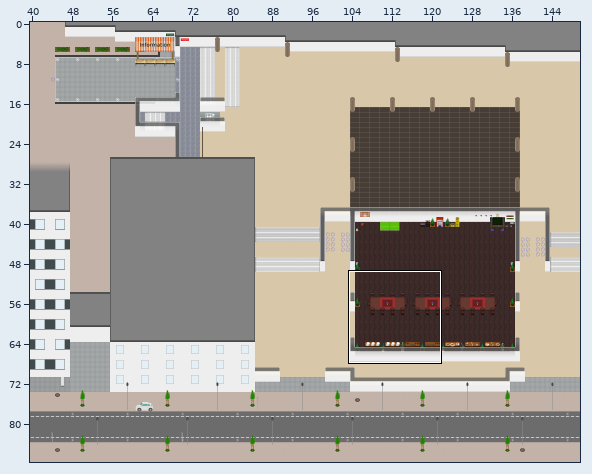
A Tiled map (JSON) gets an edit: maps/empty.json. The picture above shows the old version from afar; the outline marks the close-up.
Close-up. Before:
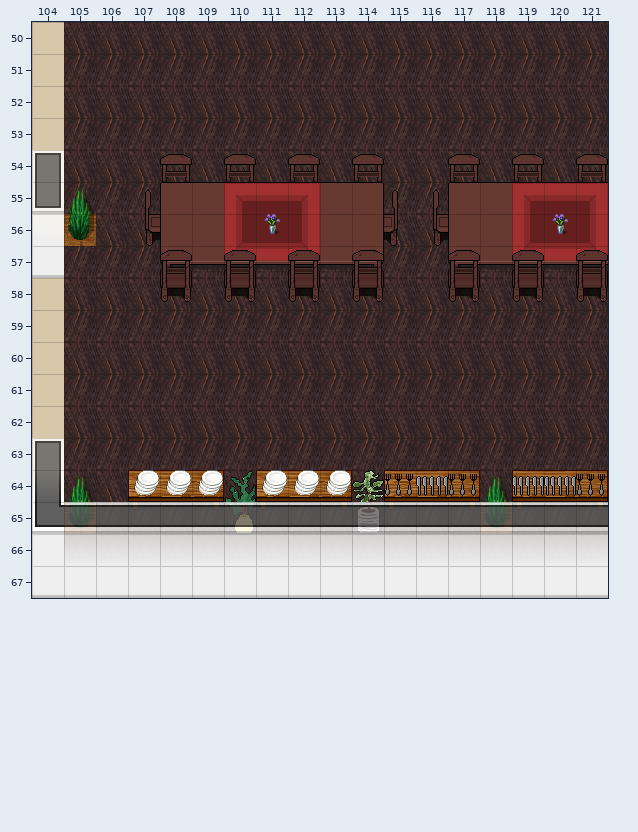
Cells are 32x32 px. Shown: x 104..121, y 50..67. The commit also changed other parts of the map, which this record leaves out. Tiles whose own drawing changed are shown in their newer look in all pictures.
Once edited:
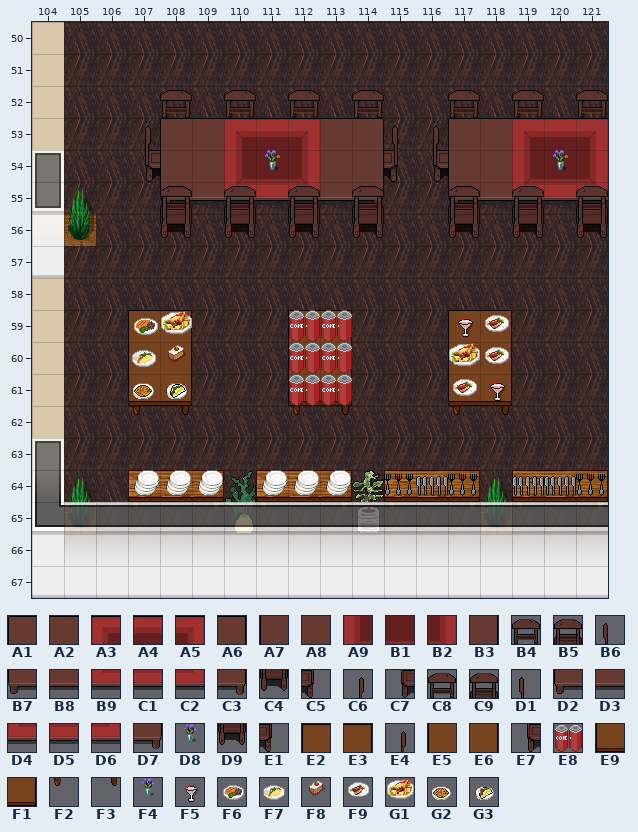
Key: from "pausenraum": A1 147, A2 148, A3 149, A4 150, A5 151, A6 153, A7 168, A8 169, A9 170, B1 171, B2 172, B3 174, B4 182, B5 184, B6 187, B7 189, B8 190, B9 191, C1 192, C2 193, C3 195, C4 205, C5 208, C6 226, C7 247, C8 262, C9 264, D1 267, D2 279, D3 280, D4 281, D5 282, D6 283, D7 285, D8 293, D9 295, E1 298, E2 304, E3 305, E4 326, E5 335, E6 336, E7 357, E8 363, E9 366, F1 367, F2 397, F3 398, F4 423, F5 425, F6 426, F7 427, F8 428, F9 429, G1 430, G2 488, G3 490.
__ is an empty cell, ## one hidden under a higher layer, .. an unchanged one.
Changes in this commit:
--- layer "map_decals_0"
@@ x 107..121 @@
-52 .. __ .. __ .. __ .. __ .. .. __ .. __ .. __
-53 __ .. .. .. .. .. .. .. __ __ .. .. .. .. ..
-54 __ B4 .. B4 .. B4 .. B4 __ __ B4 .. B4 .. B4
-55 C6 ## .. ## .. ## .. ## B6 C6 ## .. ## .. ##
-56 C7 ## .. .. .. .. .. ## C5 C7 ## .. .. .. ..
+52 .. C8 .. C8 .. C8 .. C8 .. .. C8 .. C8 .. C8
+53 E4 .. .. .. .. .. .. .. D1 E4 .. .. .. .. ..
+54 E7 ## .. __ .. __ .. ## E1 E7 ## .. __ .. __
+55 __ __ .. __ .. __ .. __ __ __ __ .. __ .. __
+56 __ __ .. .. .. .. .. __ __ __ __ .. .. .. ..
@@ x 107..118 @@
-60 __ __ .. .. .. __ __ .. .. .. __ __
-61 __ __ .. .. .. __ __ .. .. .. __ __
-62 __ __ .. .. .. __ __ .. .. .. __ __
+60 E5 E6 .. .. .. E5 E6 .. .. .. E5 E6
+61 E9 F1 .. .. .. E9 F1 .. .. .. E9 F1
+62 F2 F3 .. .. .. F2 F3 .. .. .. F2 F3
--- layer "map_decals_1"
@@ x 108..121 @@
-54 __ __ __ __ __ __ __ .. .. __ __ __ __ __
-55 __ __ __ __ __ __ __ .. .. __ __ __ __ __
-56 A7 A8 A9 B1 B2 A8 B3 .. .. A7 A8 A9 B1 B2
-57 B7 B8 B9 C1 C2 B8 C3 .. .. B7 B8 B9 C1 C2
+54 A7 A8 A9 B1 B2 A8 B3 .. .. A7 A8 A9 B1 B2
+55 D2 D3 D4 D5 D6 D3 D7 .. .. D2 D3 D4 D5 D6
+56 __ __ __ __ __ __ __ .. .. __ __ __ __ __
+57 __ __ __ __ __ __ __ .. .. __ __ __ __ __
@@ x 107..118 @@
-60 __ __ .. .. .. __ __ .. .. .. __ __
-61 __ __ .. .. .. __ __ .. .. .. __ __
+60 F7 F8 .. .. .. E8 E8 .. .. .. G1 F9
+61 G2 G3 .. .. .. E8 E8 .. .. .. F9 F5
--- layer "map_decals_2"
@@ x 108..121 @@
-55 __ .. __ .. __ .. __ .. .. __ .. __ .. __
-56 __ .. __ .. __ .. __ .. .. __ .. __ .. __
-57 B5 .. B5 .. B5 .. B5 .. .. B5 .. B5 .. B5
-58 C4 .. C4 .. C4 .. C4 .. .. C4 .. C4 .. C4
+55 C9 .. C9 .. C9 .. C9 .. .. C9 .. C9 .. C9
+56 D9 .. D9 .. D9 .. D9 .. .. D9 .. D9 .. D9
+57 __ .. __ .. __ .. __ .. .. __ .. __ .. __
+58 __ .. __ .. __ .. __ .. .. __ .. __ .. __
--- layer "map_decals_above_player_0"
@@ x 108..121 @@
-53 __ __ __ __ __ __ __ .. .. __ __ __ __ __
-54 .. .. .. __ .. .. .. .. .. .. .. .. __ ..
-55 A1 A2 A3 A4 A5 A2 A6 .. .. A1 A2 A3 A4 A5
-56 .. .. .. D8 .. .. .. .. .. .. .. .. D8 ..
+53 A1 A2 A3 A4 A5 A2 A6 .. .. A1 A2 A3 A4 A5
+54 .. .. .. F4 .. .. .. .. .. .. .. .. F4 ..
+55 __ __ __ __ __ __ __ .. .. __ __ __ __ __
+56 .. .. .. __ .. .. .. .. .. .. .. .. __ ..
@@ x 107..118 @@
-59 __ __ .. .. .. __ __ .. .. .. __ __
+59 E2 E3 .. .. .. E2 E3 .. .. .. E2 E3
--- layer "map_decals_above_player_1"
@@ x 107..118 @@
-59 __ __ .. .. .. __ __ .. .. .. __ __
+59 F6 G1 .. .. .. E8 E8 .. .. .. F5 F9
Changed places in both close-ups, as pixel boxes (x1, y1, x2, y2):
changed: (128, 90, 608, 415)
